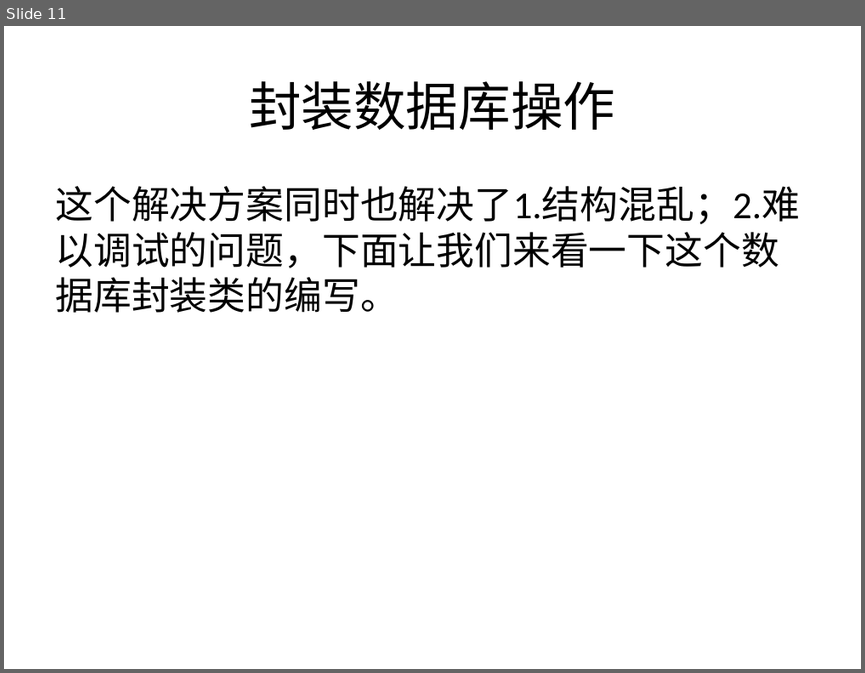
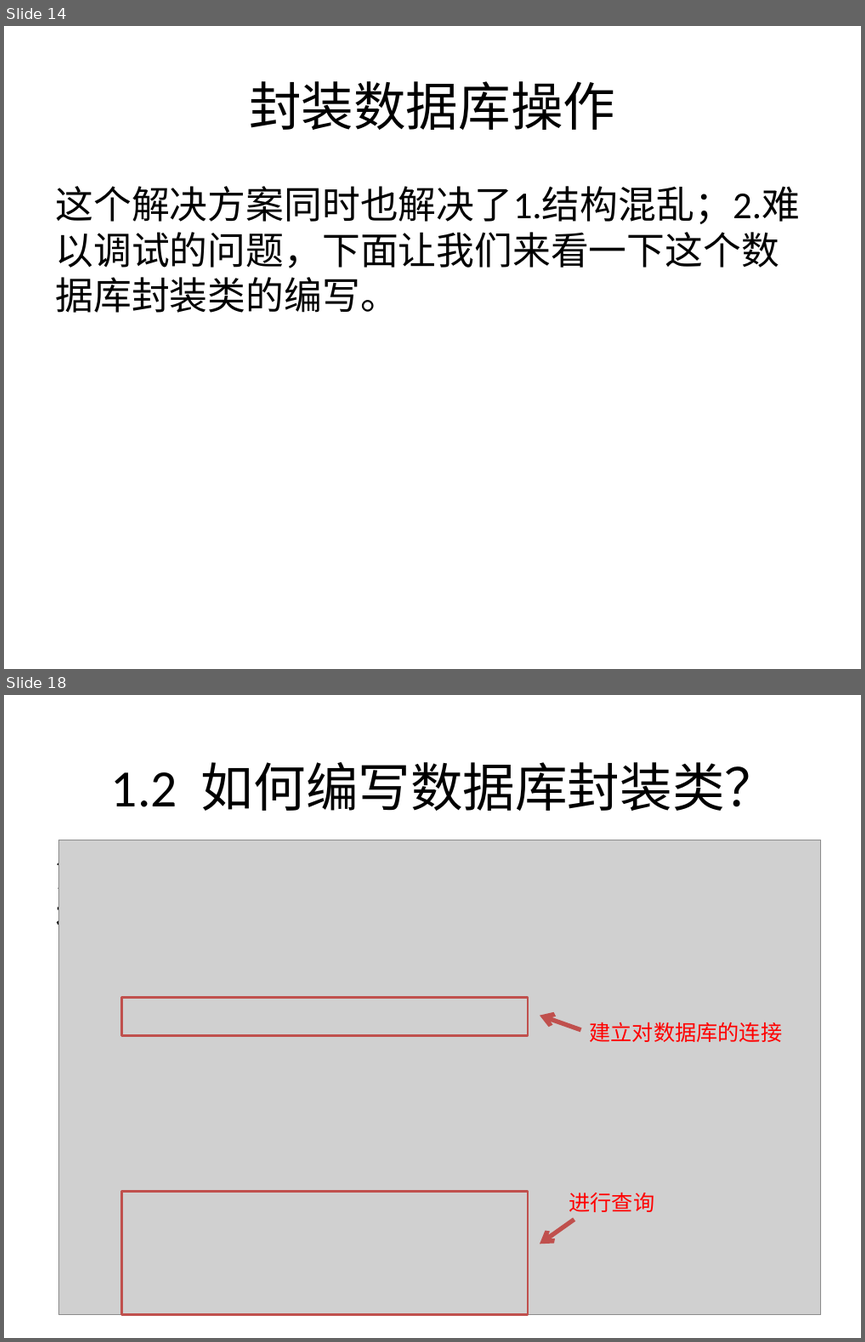
Before and after one commit to swordjoinmagic/JSPLesson, a slide deck: ppt/JSP课PPT.pptx. Shown one above the other, each under a label of ours: slide 11 before the commit, slides 14 and 18 after it; the slides between them are not shown. The pictures are 865x673 and 865x1342 pixels, drawn with LibreOffice and Linux fonts; fonts in the diff are those of the drawing; grey boxes stand for pictures. Boxes give left, top, right and bottom in pixels: in the first picture for what was removed or moved away, otherwise in the second. Text is boxed around its words. In the diff, an @@ line names an element or a change of style, - is before the commit and + after.

```diff
--- a/ppt/JSP课PPT.pptx
+++ b/ppt/JSP课PPT.pptx
@@ slide 18 added at [4, 695, 861, 1338], background #FFFFFF @@
@@ text added at [111, 762, 778, 811], 44 pt, text #000000 @@
+1.2 如何编写数据库封装类？
@@ picture added at [59, 839, 821, 1315] @@
@@ text added at [55, 848, 811, 942], 32 pt, text #000000 @@
+第二步，编写Servlet，用于转发请求，同时，在此处用到了我们的编写的数据库封装类。
@@ rectangle added at [121, 998, 528, 1035], outline #C0504D 2 pt @@
@@ arrow added from (580, 1030) to (540, 1015), #C0504D 3.75 pt @@
@@ text added at [590, 1021, 783, 1042], 18 pt, text #FF0000 @@
+建立对数据库的连接
@@ rectangle added at [121, 1191, 528, 1315], outline #C0504D 2 pt @@
@@ text added at [568, 1192, 654, 1212], 18 pt, text #FF0000 @@
+进行查询
@@ arrow added from (574, 1219) to (540, 1243), #C0504D 3.75 pt @@
@@ what was slide 11 is now slide 14 @@
```
Also in this commit, not shown: 5 slides changed, 59 other slides added, 16 other files.
